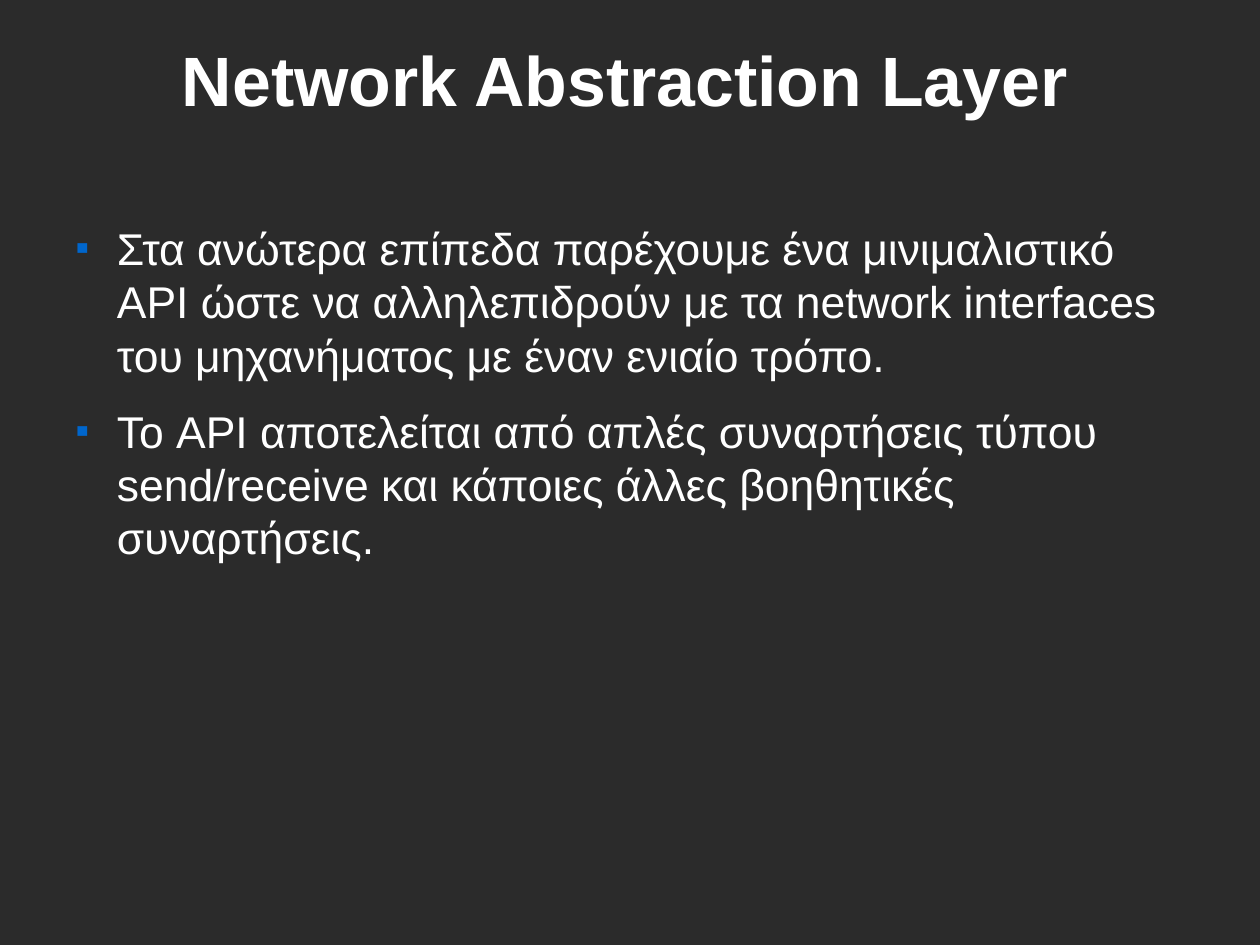
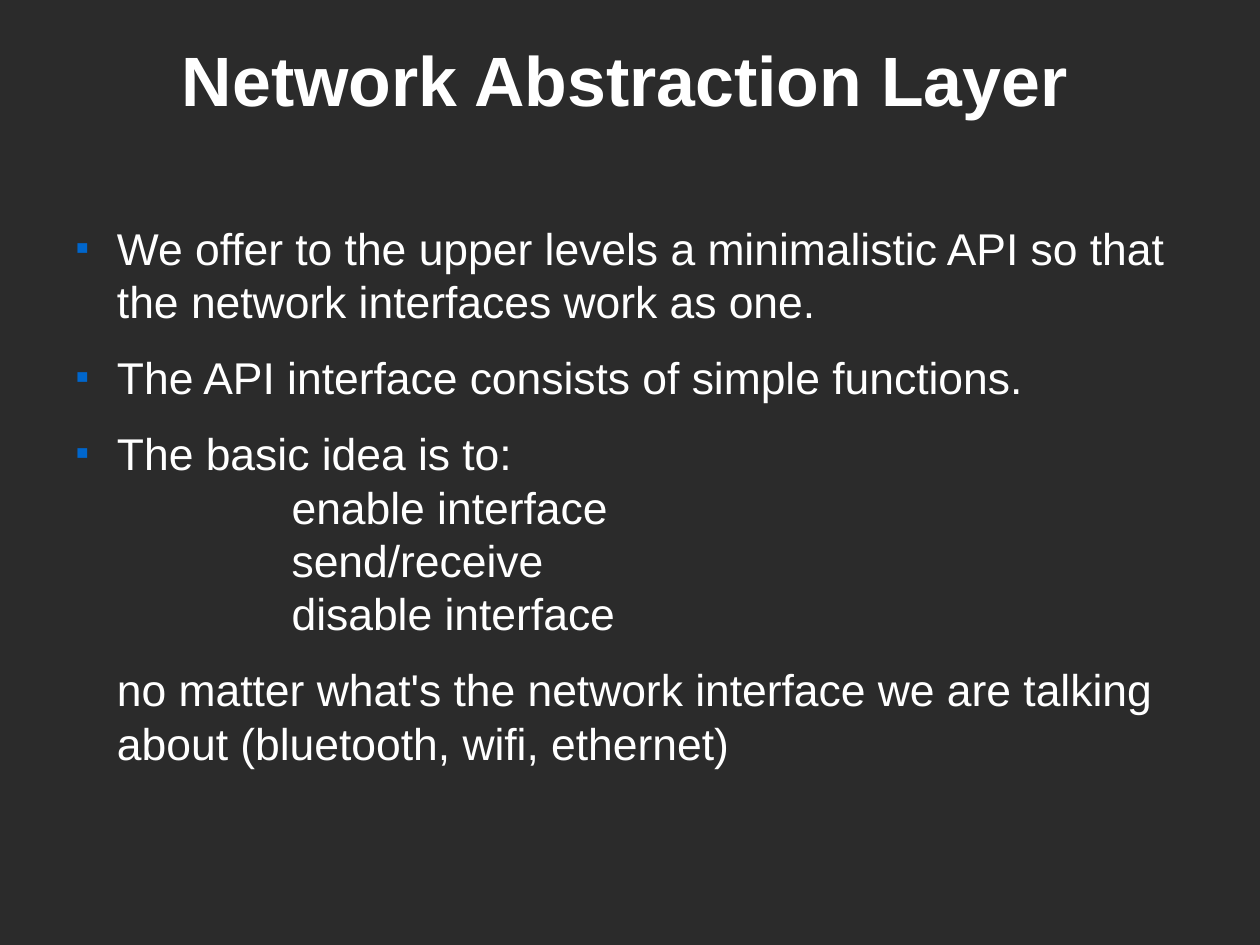
Before and after one commit to CEID-DS/cbox, a slide deck: slide 43 of doc/fosscomm/fosscomm_finalv1.odp. Drawn at 1260x945 pixels with LibreOffice and Linux fonts; fonts in the diff are those of the drawing; background and template pictures are left out; a plain dark background stands for a picture behind light text. Boxes give left, top, right and bottom in pixels: in the first picture for what was removed or moved away, otherwise in the second. Text is boxed around its words. In the diff, an @@ line names an element or a change of style, - is before the commit and + after.

```diff
--- a/doc/fosscomm/fosscomm_finalv1.odp
+++ b/doc/fosscomm/fosscomm_finalv1.odp
@@ text at <box>117,232,1164,769</box>: text changed @@
-■ Στα ανώτερα επίπεδα παρέχουμε ένα μινιμαλιστικό API ώστε να αλληλεπιδρούν με τα network interfaces του μηχανήματος με έναν ενιαίο τρόπο.
-■ Το API αποτελείται από απλές συναρτήσεις τύπου send/receive και κάποιες άλλες βοηθητικές συναρτήσεις.
+■ We offer to the upper levels a minimalistic API so that the network interfaces work as one.
+■ The API interface consists of simple functions.
+■ The basic idea is to:
+  enable interface
+  send/receive
+  disable interface
+no matter what's the network interface we are talking about (bluetooth, wifi, ethernet)
```
Also in this commit, not shown: 1 other slide changed, 3 slides added, 3 slides removed.
